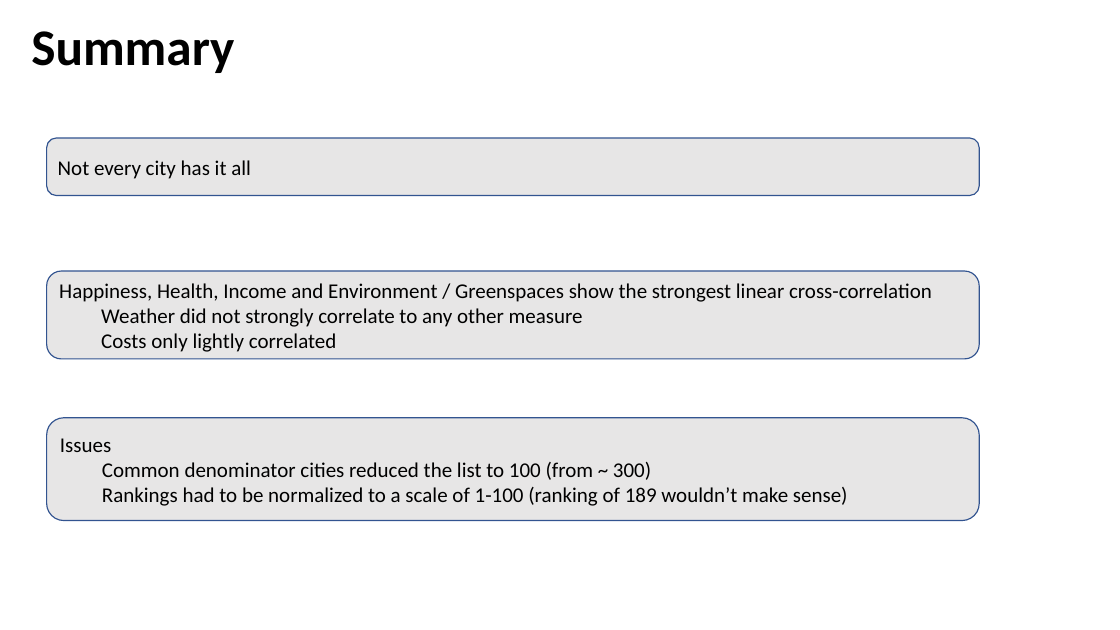
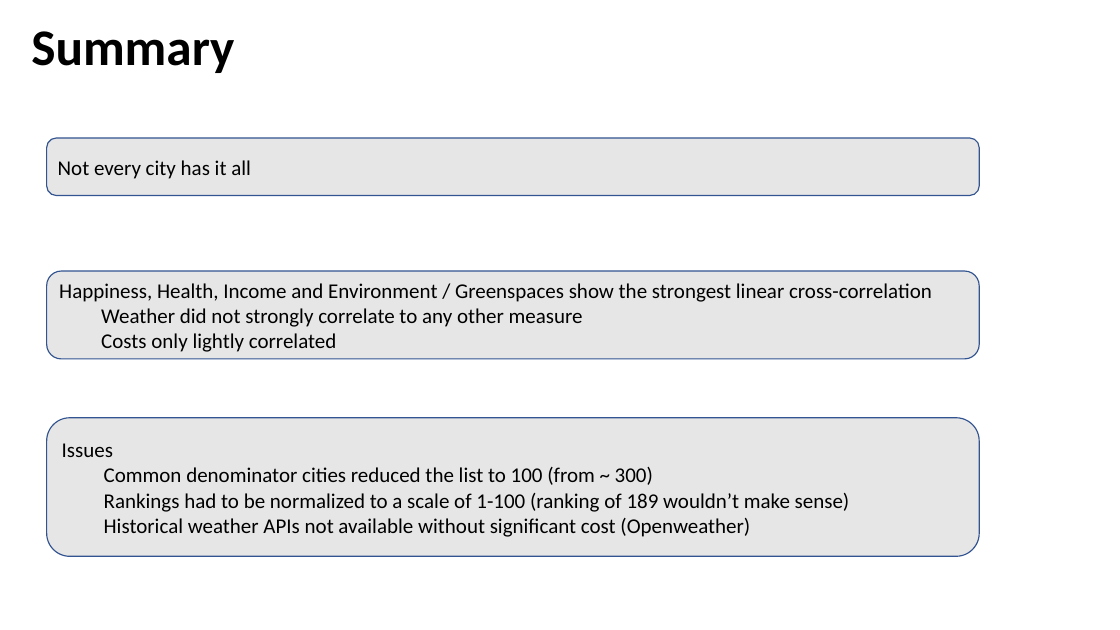
Before and after one commit to jamiedeguz/weatherornot, a slide deck: slide 8 of Presentation.pptx (slide 9 before the commit). Drawn at 1120x630 pixels with LibreOffice and Linux fonts; fonts in the diff are those of the drawing; background and template pictures are left out. Boxes give left, top, right and bottom in pixels: in the first picture for what was removed or moved away, otherwise in the second. Text is boxed around its words. In the diff, an @@ line names an element or a change of style, - is before the commit and + after.

```diff
--- a/Presentation.pptx
+++ b/Presentation.pptx
@@ rounded rectangle "Issues": place and size @@
-rounded rectangle "Issues" at [47,418,980,520]
+rounded rectangle "Issues" at [47,418,980,556]
@@ text in rounded rectangle at [104,518,750,537]: paragraph added @@
+  Historical weather APIs not available without significant cost (Openweather)
```
Also in this commit, not shown: 1 other slide changed, 1 slide removed, 4 other files.
